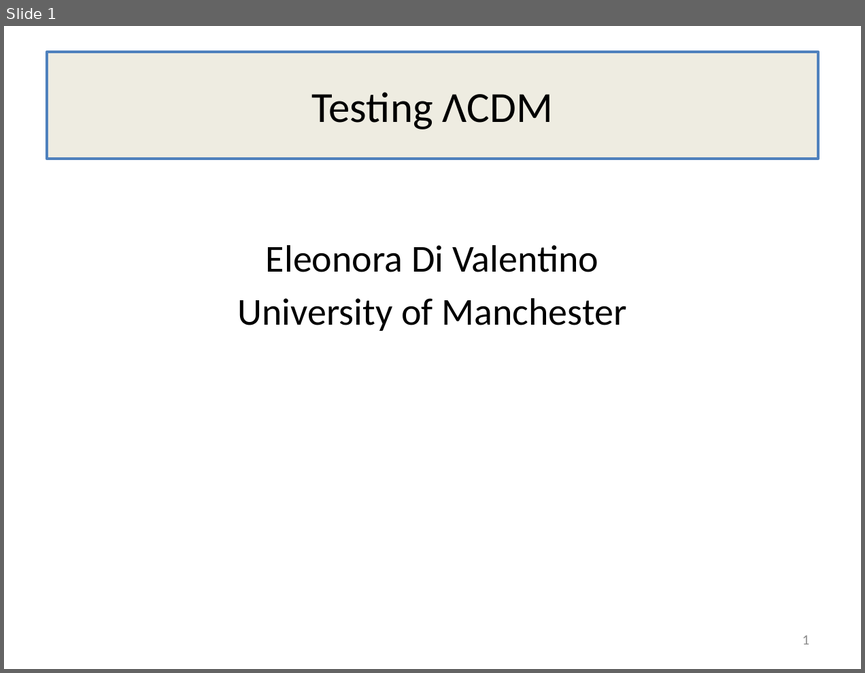
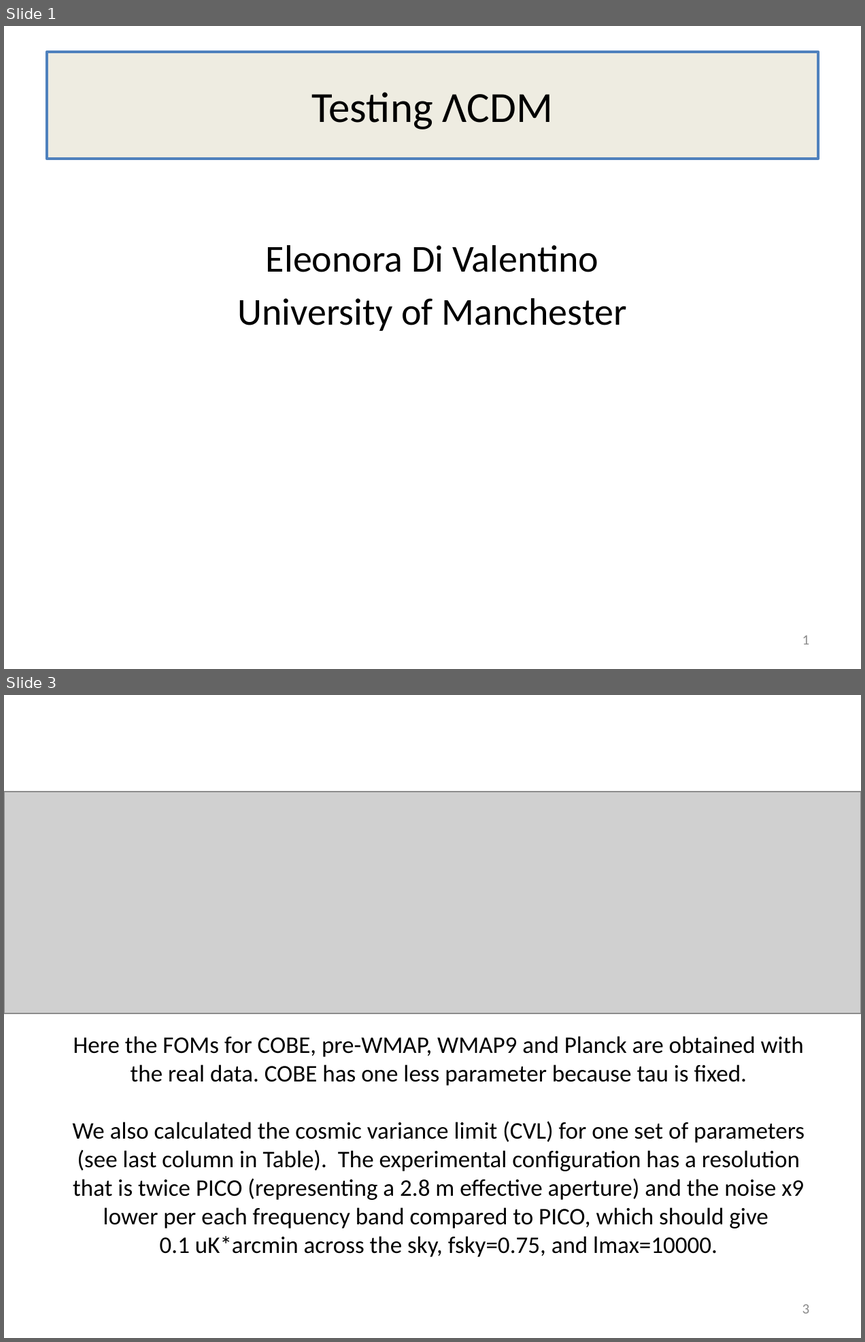
Before and after one commit to CMB-Probe/PICOReport, a slide deck: ReferenceDocuments/TestingLCDM.pptx. Shown one above the other, each under a label of ours: slide 1 before the commit, slides 1 and 3 after it; the slides between them are not shown. The pictures are 865x673 and 865x1342 pixels, drawn with LibreOffice and Linux fonts; fonts in the diff are those of the drawing; grey boxes stand for pictures. Boxes give left, top, right and bottom in pixels: in the first picture for what was removed or moved away, otherwise in the second. Text is boxed around its words. In the diff, an @@ line names an element or a change of style, - is before the commit and + after.

```diff
--- a/ReferenceDocuments/TestingLCDM.pptx
+++ b/ReferenceDocuments/TestingLCDM.pptx
@@ slide 3 added at (4, 695, 861, 1338), background #FFFFFF @@
@@ picture added at (4, 792, 861, 1014) @@
@@ text added at (73, 1036, 804, 1257), 20 pt, text #000000 @@
+Here the FOMs for COBE, pre-WMAP, WMAP9 and Planck are obtained with the real data. COBE has one less parameter because tau is fixed.
+We also calculated the cosmic variance limit (CVL) for one set of parameters (see last column in Table). The experimental configuration has a resolution that is twice PICO (representing a 2.8 m effective aperture) and the noise x9 lower per each frequency band compared to PICO, which should give
+0.1 uK*arcmin across the sky, fsky=0.75, and lmax=10000.
@@ page number added at (802, 1304, 810, 1313), 12 pt, text #8C8C8C @@
+3
```
Also in this commit, not shown: 2 slides changed, 3 other slides added, 4 other files.
